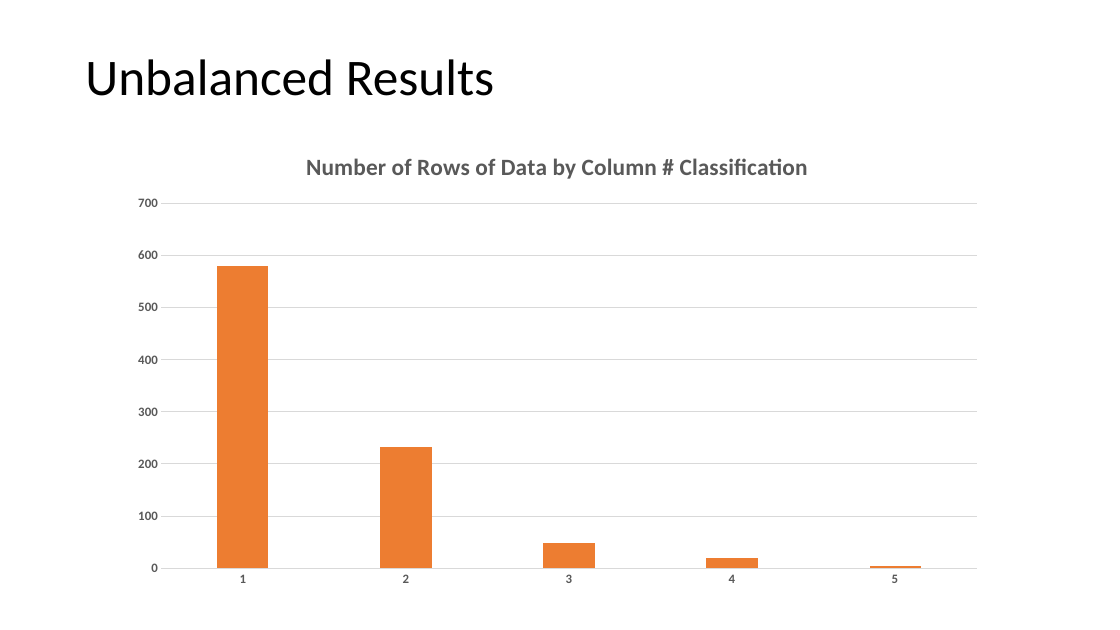
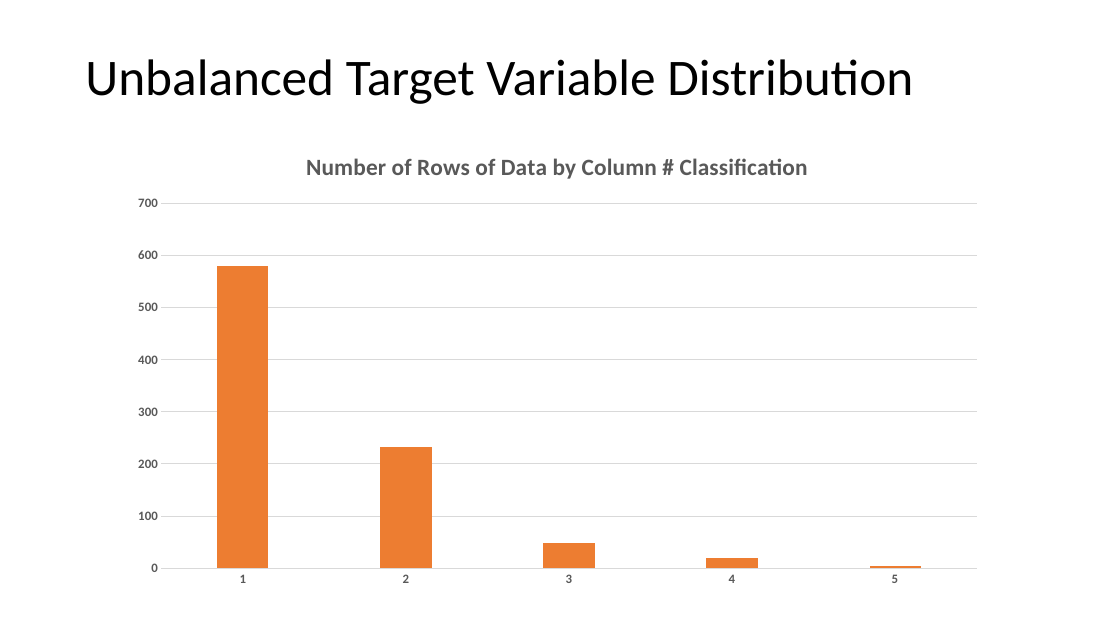
Before and after one commit to becbowen/GAFinalProject, a slide deck: slide 4 of final/classProjectPresentation.pptx. Drawn at 1120x630 pixels with LibreOffice and Linux fonts; fonts in the diff are those of the drawing. Boxes give left, top, right and bottom in pixels: in the first picture for what was removed or moved away, otherwise in the second. Text is boxed around its words. In the diff, an @@ line names an element or a change of style, - is before the commit and + after.

```diff
--- a/final/classProjectPresentation.pptx
+++ b/final/classProjectPresentation.pptx
@@ title at (x1=85, y1=59, x2=913, y2=104): text changed @@
-Unbalanced Results
+Unbalanced Target Variable Distribution
```
Also in this commit, not shown: 3 other slides changed.
